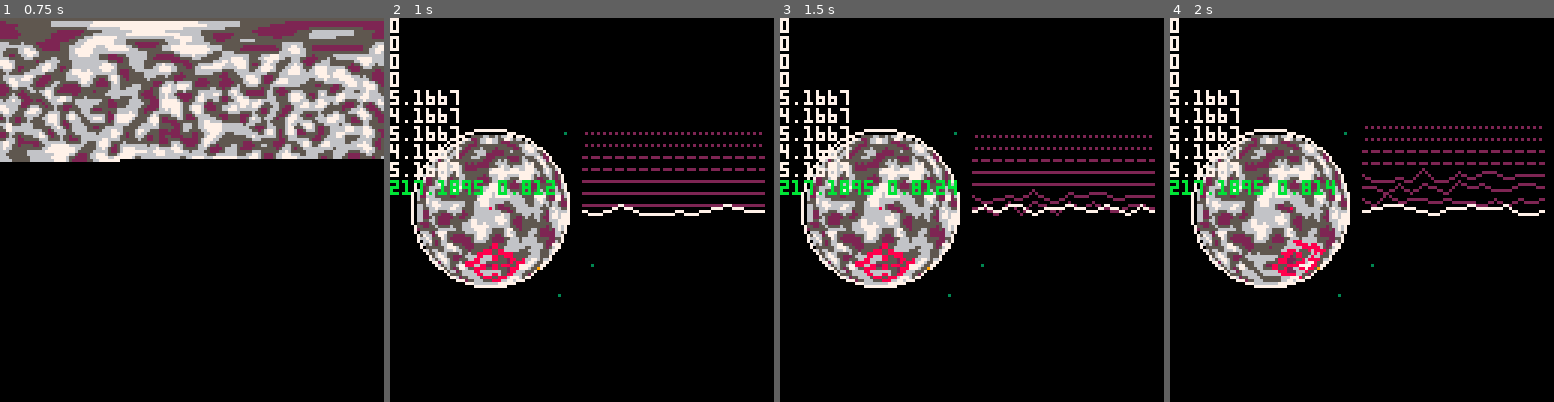
Above: before the commit, frames 1-4 (left to right).
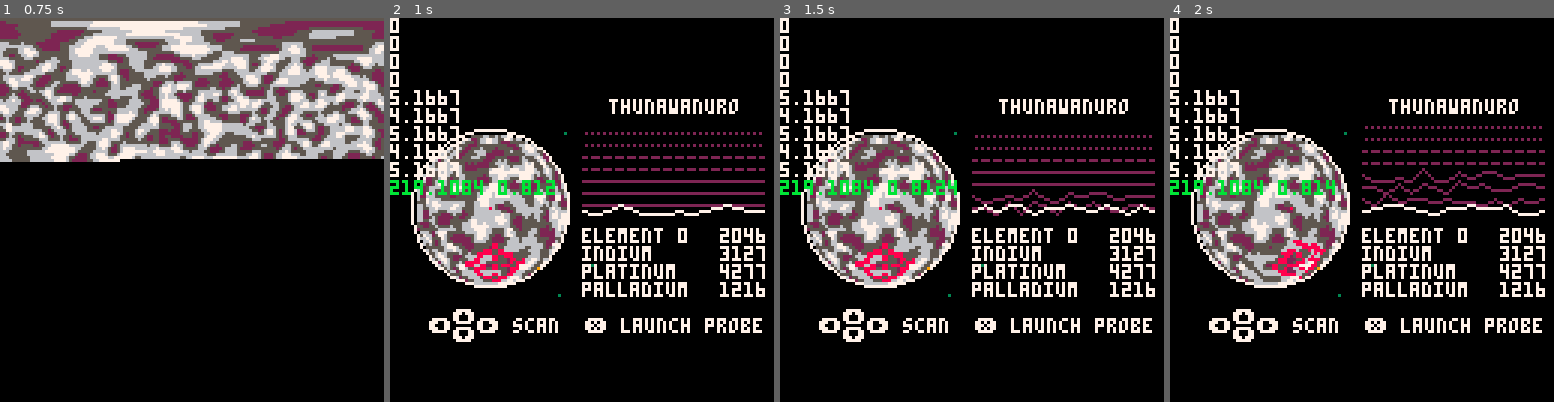
Above: after the commit, the same moments.

Repository: GerodruS/scanner8
Game: PICO-8 cartridge game.p8
Same seed, same stepped clock (60 frames per second), same inputs: the game is played once before the commit and once after it.
Inputs:
- Up to frame 1 (0.75 s): tap X (X key) at 0.33 s
- Up to frame 2 (1 s): no input
- Up to frame 3 (1.5 s): tap X (X key) at 1.07 s
- Up to frame 4 (2 s): hold Right from 1.6 s (still down); tap X (X key) at 1.85 s

Frame 1 is identical in both runs. In frame 2, 5.2% of the frame differs, in the area x 6-98%, y 21-85%; in frame 3, 5.2%; in frame 4, 5.2%.

Commit message:
Added ui and player's resources logic

Diff:
--- a/game.p8
+++ b/game.p8
@@ -9,6 +9,7 @@
  scanner_pos=vcpy(scanner_pos_offset)
  signal=init_signal()
  planet_offset=0
+ player_resources={2046,3127,4277,1216}
 
  planet=generate_planet_view(planet_center,planet_radius)
  surface=init_planet_surface()
@@ -44,7 +45,10 @@
  if btnp(❎) then
   local sp=vcpy(scanner_pos)
   vflr(sp)
-  sources.collect(sp)
+  local rs=sources.collect(sp)
+  for i=1,#player_resources do
+   player_resources[i]+=rs[i]*130
+  end
  end
 
  local border=16
@@ -77,6 +81,23 @@
  signal.draw(resources)
 
  color(11) print(stat(0)..' '..stat(1))
+
+ --ui
+-- if (true) return
+ color(7)
+ print('thunawanuro',65+8,27)
+ print('❎ launch probe',65,100)
+ print('⬅️  ➡️ scan',13,100)
+ print('⬆️\n⬇️',13+8,100-3)
+
+ --resouces
+ print('element 0\nindium\nplatinum\npalladium',65-4+3,70)
+ print(
+  flr(player_resources[1])..'\n'..
+  flr(player_resources[2])..'\n'..
+  flr(player_resources[3])..'\n'..
+  flr(player_resources[4]),
+  127-14-3,70)
 end
 -->8
 --math
@@ -372,7 +393,7 @@
    signal[1]=0
    for i=2,n-1 do
     local ri=flr(i/(n/4))+1
-    local s=resources[ri]*5
+    local s=resources[ri]*2
     s+=noise/2-rnd(noise)
     signal[i]=s
    end
